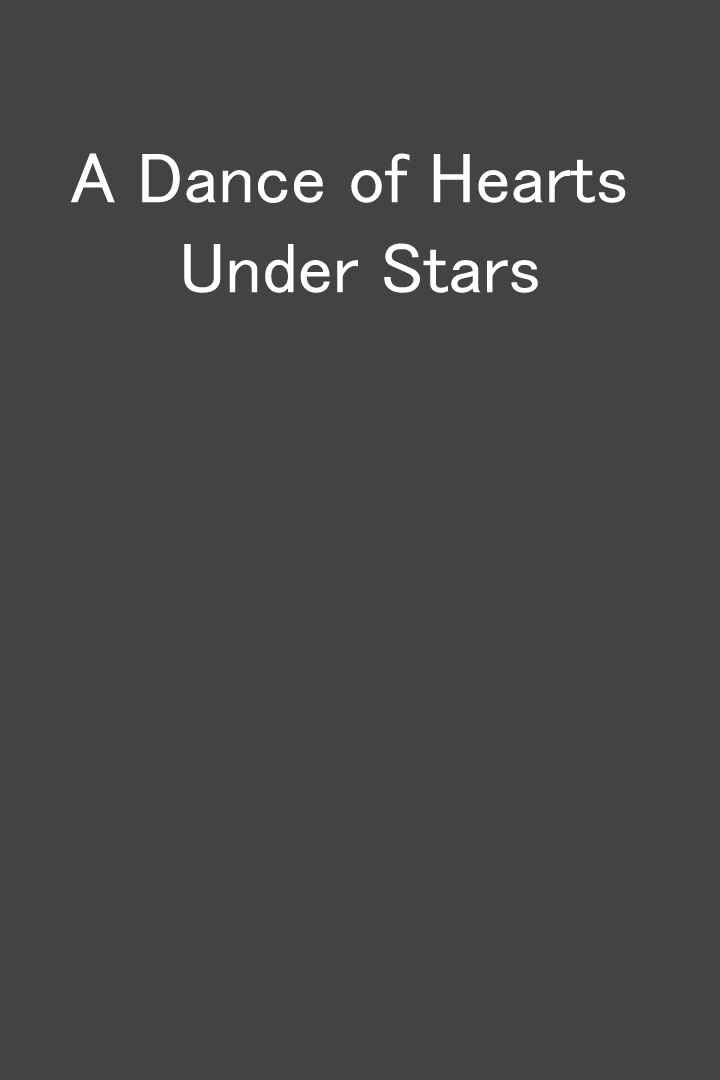
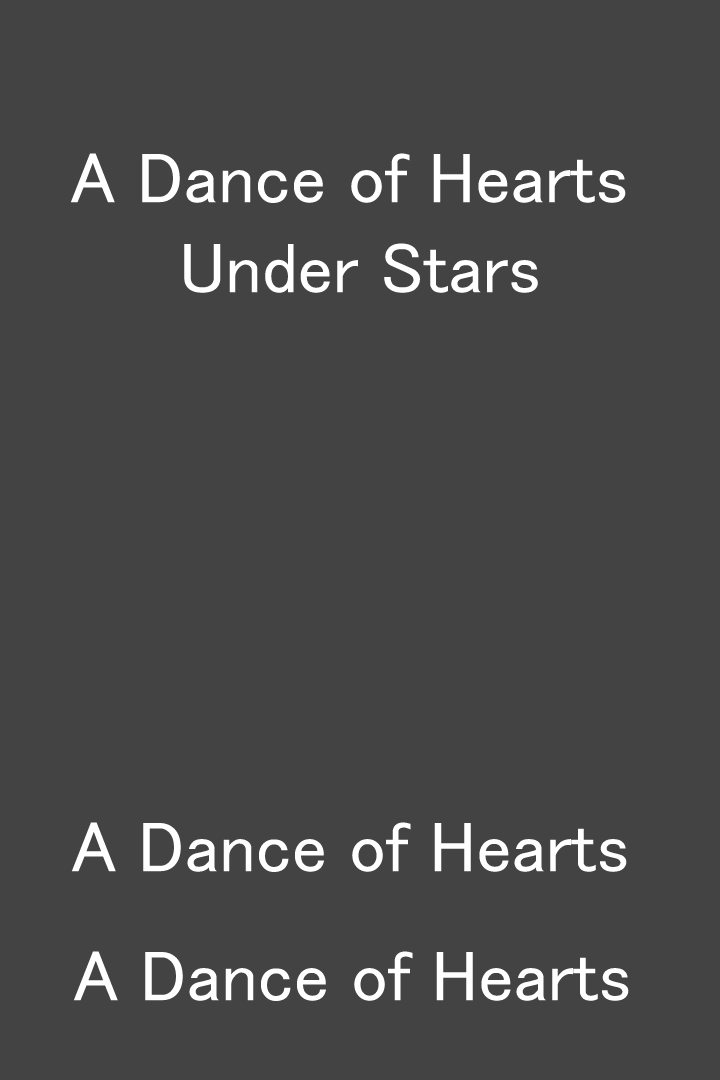
Layers edited between the first and the second 720x1080 image:
added group "Caption2" with 2 layers above "Caption1" over left=71, top=822, right=627, bottom=872
added layer "A Dance of Hearts" (1st of 4, in "Caption2") in group "Caption2" over left=71, top=822, right=627, bottom=872
added group "Caption1" with 2 layers above "Title" over left=73, top=951, right=629, bottom=1001
added layer "A Dance of Hearts" (3rd of 4, in "Caption1") in group "Caption1" over left=73, top=951, right=629, bottom=1001
added group "Image" with 1 layers above "Background" over left=71, top=822, right=629, bottom=1001
added layer "Image1" in group "Image" over left=71, top=822, right=629, bottom=1001
added group "Background" with 1 layers above "用紙" over left=71, top=822, right=629, bottom=1001
added layer "Background1" in group "Background" over left=71, top=822, right=629, bottom=1001
renamed "template3" to "用紙", painted on it over left=71, top=822, right=629, bottom=1001
